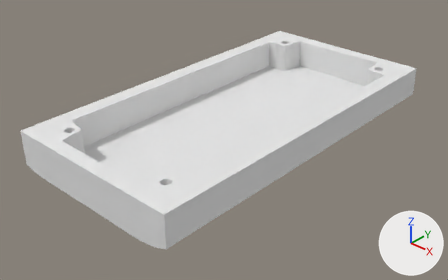
A saved change to the Blender file body_internal_supports.blend.
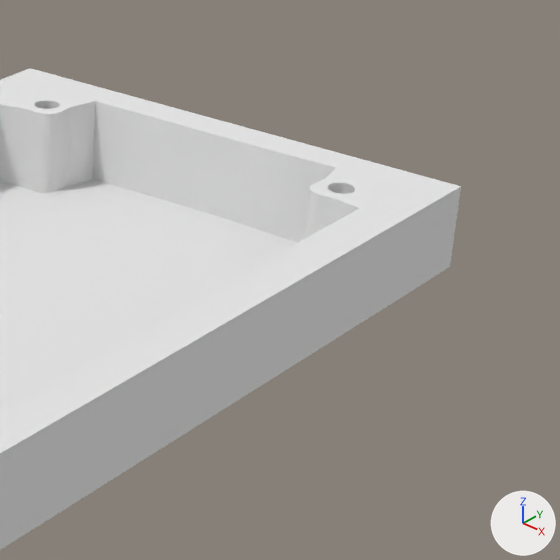
Each version is shown whole from a 50 mm lens placed at (3.617, -4.258, 2.96), pointed at (0.289, -0.553, 0.241), then close up on the part from 60% to 100% of the width and 3% to 67% of the height. The axes (+X, +Y, +Z) are drawn at lower right. The lights are the same throughout. The close-ups show mesh edges as thin lines.

Script lines for the objects in view, before the commit:
```python
me_cube_006 = bpy.data.meshes.new('Cube.006')
me_cube_006.from_pydata(...)  # 950 vertices, 742 faces; spans x -1.02..0.82, y 1.75..5.33, z -0.31..0.09
me_cube_006.materials.append(mat_material_014)  # white #e7e7e7
ob_speaker_holder = bpy.data.objects.new('Speaker Holder', me_cube_006)
ob_speaker_holder.location = (0.0, -3.692, 0.2)
ob_speaker_holder.rotation_euler = (-0.0000468, 3.142, -0.00711)  # degrees (0, 180, -0.4)
ob_speaker_holder.scale = (1.0, 1.0, 0.92)
_m = ob_speaker_holder.modifiers.new('Subsurf', 'SUBSURF')
_m.levels = 2
```
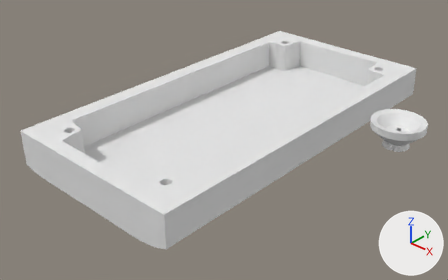
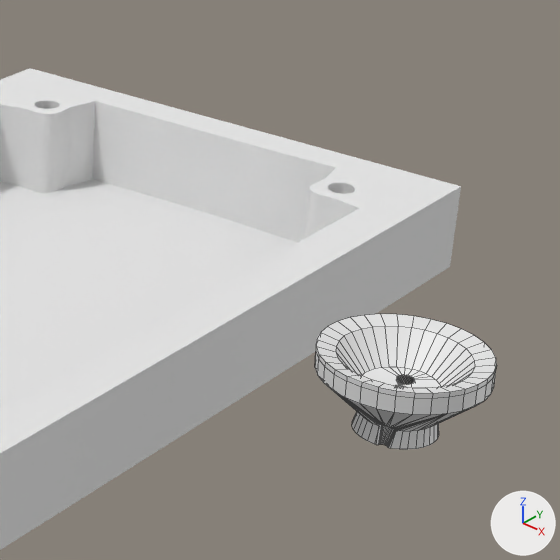
Commit message: Add LED support to body_internal_supports.blend.

Location of each change, (x1, y1, x2, y2) in pixels of the close-ups (560 x 560 px):
'Lamp Holder', added
    after: (315, 314, 497, 449)

The change in detail:
Mesh me_circle is new.
It has 413 vertices, 433 faces and spans x -1.15..1.15, y -1.15..1.17, z -0.66..0.5.
Object 'Lamp Holder' (ob_lamp_holder) is new; it shows me_circle.
Its location is (1.732, -0.104, 0.632).
Its scale is (-0.19, -0.19, -0.19).
